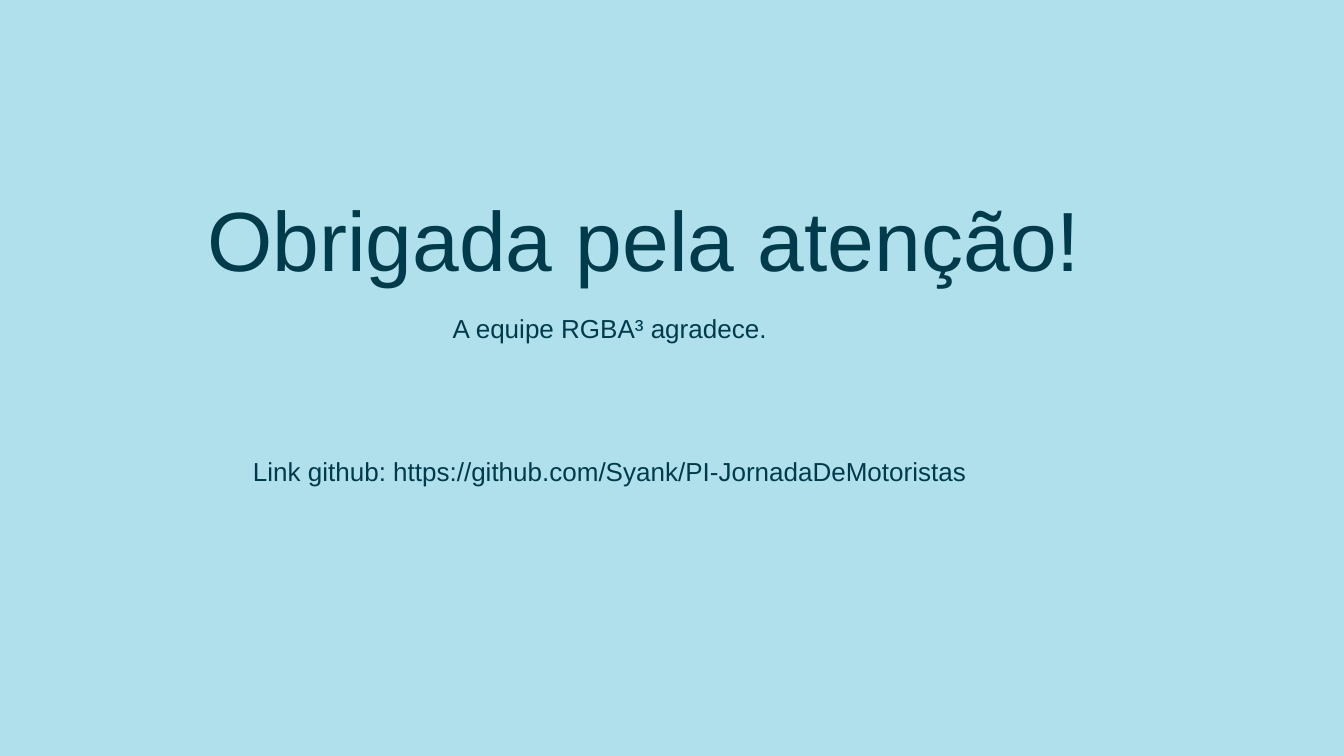
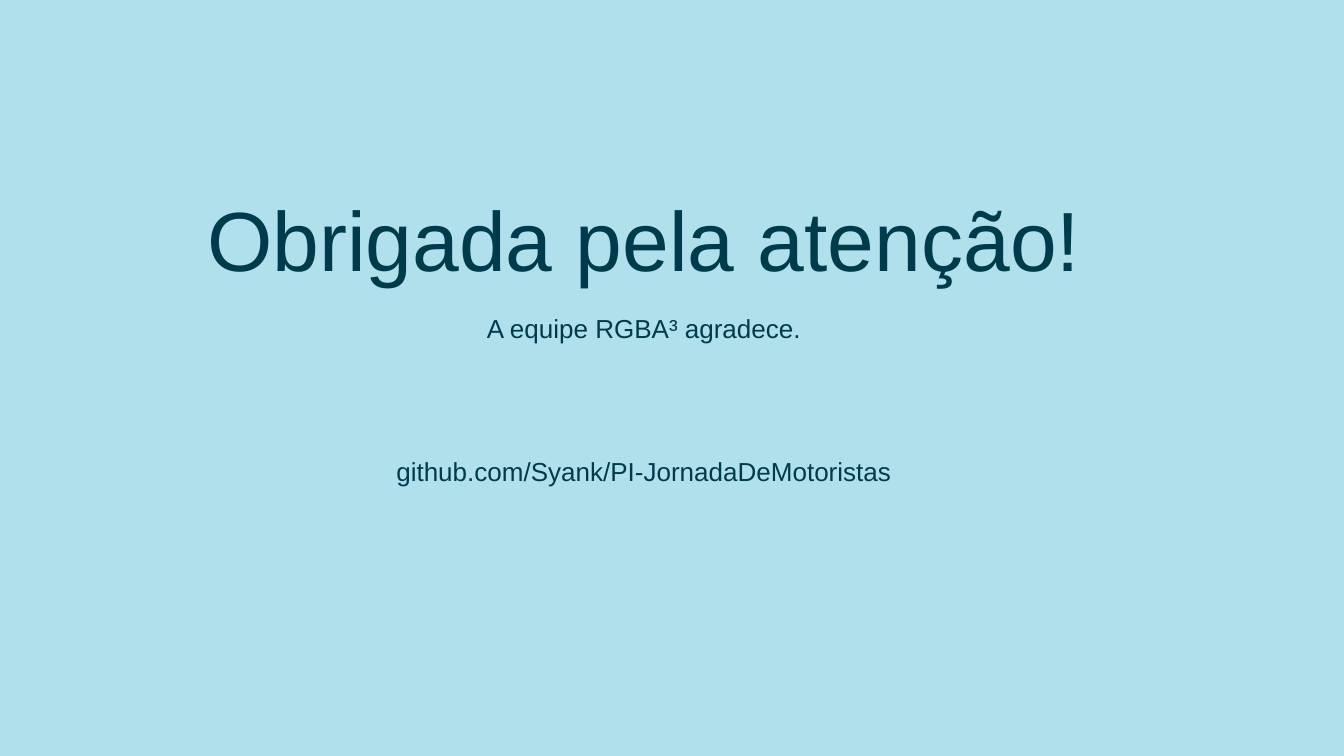
Before and after one commit to Syank/PI-JornadaDeMotoristas, a slide deck: slide 7 of doc/apresentacao_entrega_2/slides_apresentacao_2 PI.pptx. Drawn at 1344x756 pixels with LibreOffice and Linux fonts; fonts in the diff are those of the drawing. Boxes give left, top, right and bottom in pixels: in the first picture for what was removed or moved away, otherwise in the second. Text is boxed around its words. In the diff, an @@ line names an element or a change of style, - is before the commit and + after.

```diff
--- a/doc/apresentacao_entrega_2/slides_apresentacao_2 PI.pptx
+++ b/doc/apresentacao_entrega_2/slides_apresentacao_2 PI.pptx
@@ subtitle "A equipe RGBA³ agradece.": place and size @@
-subtitle "A equipe RGBA³ agradece." at bbox=[253, 319, 966, 487]
+subtitle "A equipe RGBA³ agradece." at bbox=[396, 319, 891, 487]
@@ subtitle at bbox=[396, 462, 891, 487]: text changed @@
-Link github: https://github.com/Syank/PI-JornadaDeMotoristas
+github.com/Syank/PI-JornadaDeMotoristas
```
Also in this commit, not shown: 1 other slide changed.
